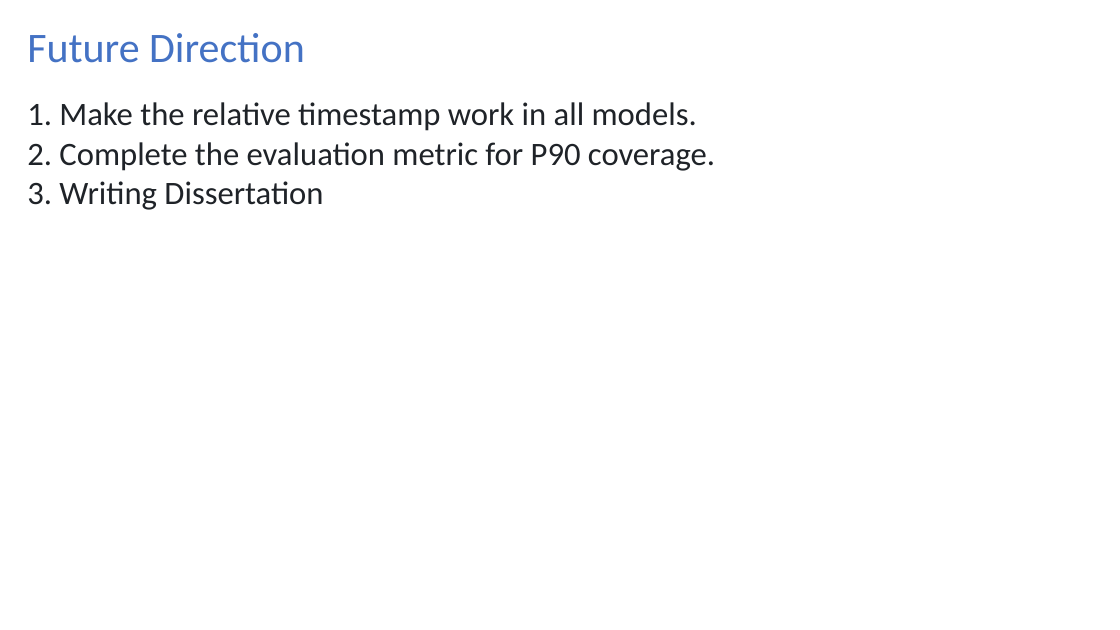
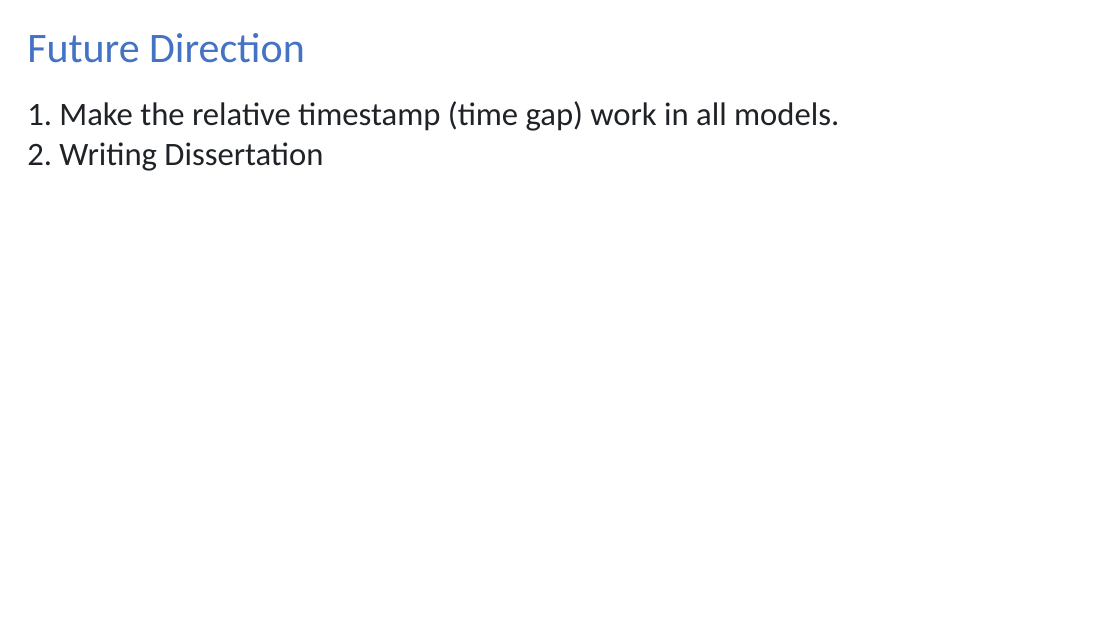
Before and after one commit to YunlongLin0125/Recommender-System, a slide deck: slide 8 of week7/Dissertation_7.pptx. Drawn at 1120x630 pixels with LibreOffice and Linux fonts; fonts in the diff are those of the drawing. Boxes give left, top, right and bottom in pixels: in the first picture for what was removed or moved away, otherwise in the second. Text is boxed around its words. In the diff, an @@ line names an element or a change of style, - is before the commit and + after.

Commit message:
implement calculate the relative time features

```diff
--- a/week7/Dissertation_7.pptx
+++ b/week7/Dissertation_7.pptx
@@ text at <box>27,101,839,171</box>: text changed @@
-1. Make the relative timestamp work in all models.
-2. Complete the evaluation metric for P90 coverage.
-3. Writing Dissertation
+1. Make the relative timestamp (time gap) work in all models.
+2. Writing Dissertation
```
Also in this commit, not shown: 1 other slide changed, 36 other files.
